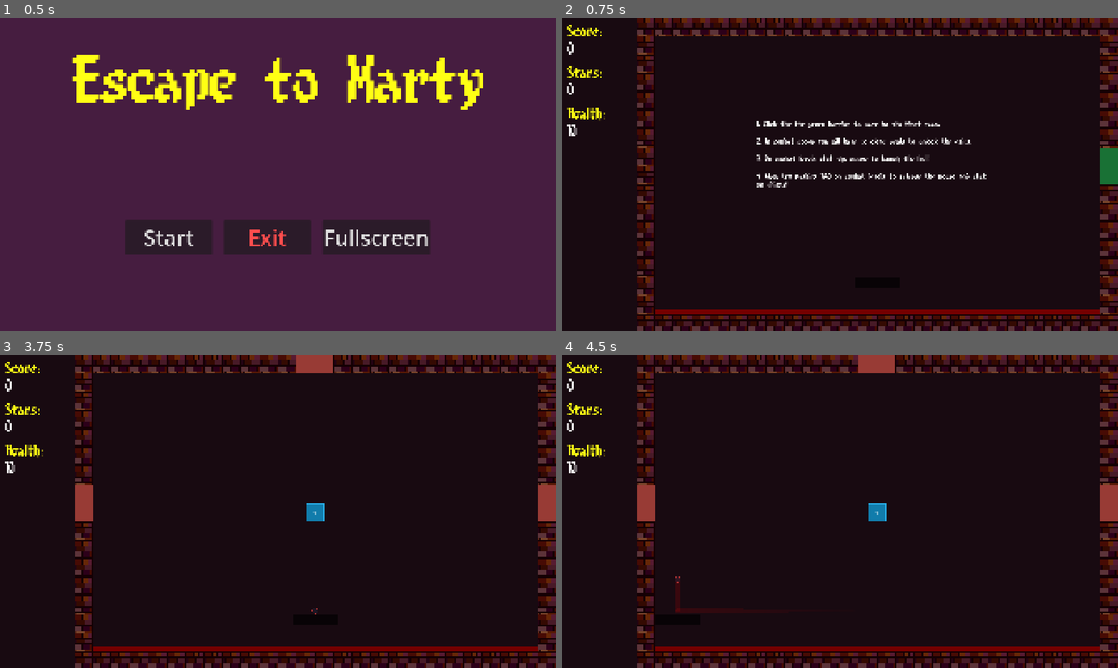
Above: before the commit, frames 1-4 (two rows, left to right).
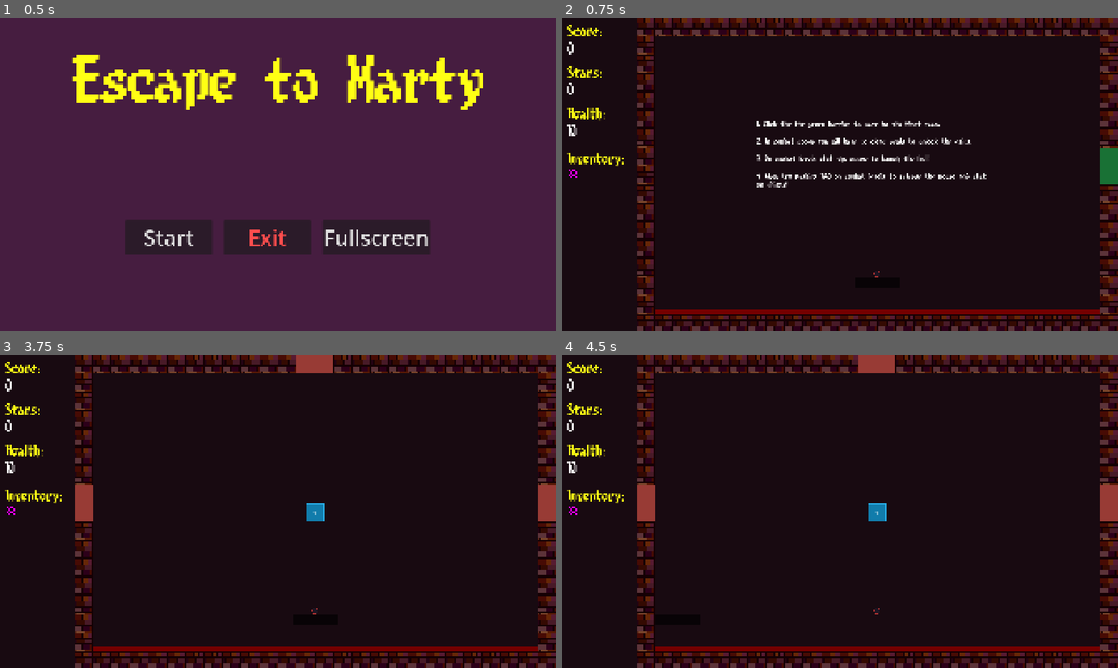
Above: after the commit, the same moments.

Repository: lostpoet999/escape_to_marty
Game: Godot game, scene res://scenes_and_scripts/ui_main_menu/main_menu.tscn
Two runs of this game, one before a commit and one after it. Both use one fixed random seed, a clock stepped at 60 frames per second and the inputs below. Sound files missing from this copy of the repository are replaced by a short silence.
Inputs (mouse positions are in pixels of both pictures, inside the frame that each line leads up to):
- Up to frame 1 (0.5 s): no input
- Up to frame 2 (0.75 s): click "Start" at 0.5 s
- Up to frame 3 (3.75 s): click (11, 511) at 1.27 s; click (11, 511) at 2.02 s; click (11, 511) at 2.77 s; tap Enter at 3.5 s; move the mouse to (544, 502) at 3.52 s; hold Tab (click_mode_toggle) from 3.53 s (still down); click (544, 502) at 3.67 s
- Up to frame 4 (4.5 s): release Tab (click_mode_toggle) at 4.25 s; click (573, 511) at 4.27 s

Frame 1 is identical in both runs. In frame 2, 0.2% of the frame differs, in the area x 0-58%, y 43-83%; in frame 3, 0.2%; in frame 4, 0.4%.

Commit message:
feat: Inventory system
-PlayerData instantiates the PlayerInventory instance as a child of itself
-PlayerInventory has a static instance that is referenced by other scripts at runtime
-user interface InventoryPanel is part of `main_ui.tscn` and self-populates. Buttons store items as metadata for use with methods when pressed.
-inventory has a TESTING array to inject members at runtime
-Ball directly gets powerups that affect it from PlayerInventory at runtime any time the inventory is changed.

Diff:
--- /dev/null
+++ b/placeholder_tex_32.tres
@@ -0,0 +1,4 @@
+[gd_resource type="PlaceholderTexture2D" format=3 uid="uid://cn44s8tnj8dg2"]
+
+[resource]
+size = Vector2(32, 32)
--- a/scenes_and_scripts/ball/ball.gd
+++ b/scenes_and_scripts/ball/ball.gd
@@ -30,7 +30,11 @@
 	position_ball_on_paddle()
 	bounce_effect = bounce_effect_scene.instantiate() as BaseBounceEffect
 	add_child(bounce_effect)
+
+	PlayerInventory.get_instance().changed.connect(repopulate_effects_from_inventory)
+	repopulate_effects_from_inventory()
 	instantiate_all_effects()
+
 	update_base_dmg()
 	Signalbus.level_cleared.connect(remove_ball)
 
@@ -49,6 +53,12 @@
 	position = paddle.global_position + Vector2(0, -offset)
 	on_paddle = true
 	GameManager.change_state(GameManager.GameState.BALL_ON_PADDLE)
+
+## Clear and load inventory powerups for Ball.
+func repopulate_effects_from_inventory() -> void:
+	powerup_array.clear()
+	var items: Array = PlayerInventory.get_instance().get_items_for_ball()
+	powerup_array.append_array(items)
 
 func instantiate_all_effects() -> void:
 	for powerup_ref: BallPowerUp in powerup_array:
--- /dev/null
+++ b/scenes_and_scripts/inventory/inventory.gd
@@ -0,0 +1,109 @@
+class_name PlayerInventory extends Node
+
+## A script to do amazing things, and maybe more ...
+
+const DEBUG: bool = true
+
+signal changed
+
+var items: Array ## Powerups, passives or actives for ball, paddle, or click. One active passive for each type.
+const TESTING: Array = [
+	## Add testing inventory items here that will be added in _ready
+	preload("uid://ctjeqnpuca6lq"),
+]
+
+@warning_ignore_start("untyped_declaration")
+## Print method with decorator.
+static func p(arg): print_rich("[bgcolor=black][color=white]", "Inventory: ", arg)
+## Print method with decorator.
+@warning_ignore("unsafe_call_argument")
+static func dp(arg): if DEBUG: p(arg)
+
+#region Instance
+
+## Static instance, we (probably?) should only have one inventory in the scene tree at any time.
+## Cross that bridge when we get there...
+static var instance: PlayerInventory:
+	set(value):
+		if value != null && instance != null:
+			assert(
+				not (is_instance_valid(instance) and not instance.is_queued_for_deletion()),
+				"More than one instance of PlayerInventory exists."
+				)
+		instance = value
+
+## This method uses an assertion and should be used when you don't expect to handle a null value.
+static func get_instance() -> PlayerInventory:
+	assert(instance)
+	return instance
+
+func _enter_tree() -> void:
+	instance = self
+	dp("Entering tree.")
+
+func _exit_tree() -> void:
+	if instance == self:
+		instance = null
+	dp("Exiting tree.")
+
+#endregion
+
+func _ready() -> void:
+	if not TESTING.is_empty():
+		items.append_array(TESTING)
+
+func get_items() -> Array:
+	return items
+
+## Use to get a particular item type.
+func get_items_for_ball() -> Array[BallPowerUp]:
+	var _items: Array[BallPowerUp]
+	for item in items:
+		if item is BallPowerUp:
+			_items.append(item)
+	return _items
+
+#func get_items_for_paddle() -> Array[PaddlePowerUp]:
+	#var _items: Array[BallPowerUp]
+	#for item in items:
+		#if item is BallPowerUp:
+			#_items.append(item)
+	#return _items
+
+#func get_items_for_click() -> Array[ClickPowerUp]:
+	#var _items: Array[BallPowerUp]
+	#for item in items:
+		#if item is BallPowerUp:
+			#_items.append(item)
+	#return _items
+
+func add_item(item) -> void:
+	# check item here
+	if item in items:
+		dp("Item %s already contained." % item)
+
+	items.push_back(item)
+	dp("Added item %s." % item)
+
+	changed.emit()
+
+func remove_item(item) -> void:
+	if not item in items:
+		dp("Tried to remove, but couldn't find item %s." % item)
+	else:
+		items.erase(item)
+		dp("Removed item %s.")
+
+	changed.emit()
+
+func use_item(item) -> void:
+	dp("Using item %s..." % item)
+	if item is BallPowerUp:
+		## TODO
+		pass
+	#elif item is PaddlePowerUp:
+		#pass
+	#elif item is ClickPowerUp:
+		#pass
+
+	#changed.emit() ## ?
--- /dev/null
+++ b/scenes_and_scripts/inventory/inventory_panel.gd
@@ -0,0 +1,46 @@
+class_name InventoryPanel extends MarginContainer
+
+## add a way to get a random item for testing
+
+const PLACEHOLDER_TEX: Texture2D = preload("uid://cn44s8tnj8dg2")
+
+var buttons: Array[Button]
+
+@onready var grid_container: GridContainer = %GridContainer
+
+func _ready() -> void:
+	PlayerInventory.get_instance().changed.connect(repopulate_inventory)
+	repopulate_inventory()
+
+func repopulate_inventory() -> void:
+	clear_buttons()
+	var items: Array = PlayerInventory.get_instance().get_items()
+	for item: Variant in items:
+		var new_button: Button = init_button_for(item)
+		grid_container.add_child(new_button)
+
+func init_button_for(item: Variant) -> Button:
+	var icon: Texture2D = get_icon_for_item(item)
+	var button: Button = Button.new()
+	button.icon = icon
+	button.set_meta(&"Item", item) ## store the variant
+
+	button.flat = true ## change me if you decide to use a theme
+
+	button.pressed.connect(_on_button_pressed.bind(button))
+	buttons.push_back(button)
+	return button
+
+func get_icon_for_item(item: Variant) -> Texture2D:
+	if "inventory_icon" in item:
+		if item.inventory_icon:
+			return item.inventory_icon
+	return PLACEHOLDER_TEX
+
+func clear_buttons() -> void:
+	for button: Button in buttons:
+		button.queue_free()
+
+func _on_button_pressed(button: Button) -> void:
+	var item: Variant = button.get_meta(&"Item")
+	PlayerInventory.get_instance().use_item(item)
--- /dev/null
+++ b/scenes_and_scripts/inventory/inventory_panel.tscn
@@ -0,0 +1,24 @@
+[gd_scene format=3 uid="uid://do7j0ir4apgbd"]
+
+[ext_resource type="Script" uid="uid://u2qx74begf0" path="res://scenes_and_scripts/inventory/inventory_panel.gd" id="1_0u7gp"]
+[ext_resource type="LabelSettings" uid="uid://dx3lg2g7p81op" path="res://label_settings_and_fonts/yellow_48.tres" id="1_42un2"]
+
+[node name="InventoryPanel" type="MarginContainer" unique_id=1905574445]
+theme_override_constants/margin_left = 20
+theme_override_constants/margin_top = 20
+theme_override_constants/margin_right = 20
+theme_override_constants/margin_bottom = 20
+script = ExtResource("1_0u7gp")
+
+[node name="HBoxContainer" type="VBoxContainer" parent="." unique_id=1246258486]
+layout_mode = 2
+
+[node name="Label" type="Label" parent="HBoxContainer" unique_id=880573060]
+layout_mode = 2
+text = "Inventory:"
+label_settings = ExtResource("1_42un2")
+
+[node name="GridContainer" type="GridContainer" parent="HBoxContainer" unique_id=1098704347]
+unique_name_in_owner = true
+layout_mode = 2
+columns = 3
--- a/scenes_and_scripts/powerups_and_effects/ball_powerups/ball_power_up.gd
+++ b/scenes_and_scripts/powerups_and_effects/ball_powerups/ball_power_up.gd
@@ -15,6 +15,7 @@
 
 @export var powerup_name: String
 @export var powerup_id: String
+@export var inventory_icon: Texture2D
 @export_group("Base Stats")
 @export var global_damage_bonus: float
 @export var global_damage_multi: float
@@ -27,3 +28,6 @@
 
 @export_group("Damage Effects")
 @export var attached_effects: Array[DamageEffectRef]
+
+func _to_string() -> String:
+	return powerup_name + powerup_name
--- a/scenes_and_scripts/singletons/player_data.gd
+++ b/scenes_and_scripts/singletons/player_data.gd
@@ -4,6 +4,8 @@
 var stars_collected: int = 0
 var player_current_health: int = 2
 var player_max_health: int = 25
+
+var inventory: PlayerInventory
 
 
 func update_player_score(amount: int) -> void:
@@ -18,6 +20,13 @@
 	stars_collected = 0
 	player_current_health = 10
 	player_max_health = 25
+
+	## If this is reset every level, this probably isn't the right spot, as I imagine
+	## inventory should be persistent across levels, but you can make that call.
+	## This deletes any existing inventory instance and makes a new one.
+	if inventory: inventory.free()
+	inventory = PlayerInventory.new()
+	add_child(inventory)
 
 func change_player_stars(star_value: int) -> void:
 	stars_collected += star_value
--- a/scenes_and_scripts/ui_level/main_ui.gd
+++ b/scenes_and_scripts/ui_level/main_ui.gd
@@ -1,8 +1,8 @@
 extends Control
 
-@onready var stars: Label = $MarginContainer/HBoxContainer/Stars
-@onready var score: Label = $MarginContainer/HBoxContainer/Score
-@onready var health: Label = $MarginContainer/HBoxContainer/health
+@onready var score: Label = %Score
+@onready var stars: Label = %Stars
+@onready var health: Label = %health
 
 func _ready() -> void:
 	Signalbus.stars_updated.connect(update_star_ui)
--- a/scenes_and_scripts/ui_level/main_ui.tscn
+++ b/scenes_and_scripts/ui_level/main_ui.tscn
@@ -4,6 +4,7 @@
 [ext_resource type="LabelSettings" uid="uid://dnb1y3i4cf2ln" path="res://label_settings_and_fonts/basic_white_38.tres" id="1_utoos"]
 [ext_resource type="FontFile" uid="uid://c1its5lmhd4kg" path="res://label_settings_and_fonts/fonts/8bitlim.ttf" id="2_8r8j7"]
 [ext_resource type="LabelSettings" uid="uid://dx3lg2g7p81op" path="res://label_settings_and_fonts/yellow_48.tres" id="2_c76ar"]
+[ext_resource type="PackedScene" uid="uid://do7j0ir4apgbd" path="res://scenes_and_scripts/inventory/inventory_panel.tscn" id="5_h7qrh"]
 
 [sub_resource type="LabelSettings" id="LabelSettings_5qwjd"]
 font = ExtResource("2_8r8j7")
@@ -19,55 +20,64 @@
 grow_vertical = 2
 script = ExtResource("1_op5x6")
 
-[node name="MarginContainer" type="MarginContainer" parent="." unique_id=1789650623]
+[node name="VBoxContainer" type="VBoxContainer" parent="." unique_id=1726861431]
 layout_mode = 0
 offset_right = 40.0
 offset_bottom = 40.0
+
+[node name="MarginContainer" type="MarginContainer" parent="VBoxContainer" unique_id=1789650623]
+layout_mode = 2
 theme_override_constants/margin_left = 20
 theme_override_constants/margin_top = 20
 theme_override_constants/margin_right = 20
 theme_override_constants/margin_bottom = 20
 
-[node name="HBoxContainer" type="VBoxContainer" parent="MarginContainer" unique_id=864382994]
+[node name="HBoxContainer" type="VBoxContainer" parent="VBoxContainer/MarginContainer" unique_id=864382994]
 layout_mode = 2
 
-[node name="Score_label" type="Label" parent="MarginContainer/HBoxContainer" unique_id=1238751976]
+[node name="Score_label" type="Label" parent="VBoxContainer/MarginContainer/HBoxContainer" unique_id=1238751976]
 layout_mode = 2
 text = "Score:"
 label_settings = ExtResource("2_c76ar")
 
-[node name="Score" type="Label" parent="MarginContainer/HBoxContainer" unique_id=812595105]
+[node name="Score" type="Label" parent="VBoxContainer/MarginContainer/HBoxContainer" unique_id=812595105]
+unique_name_in_owner = true
 layout_mode = 2
 size_flags_horizontal = 0
 size_flags_vertical = 0
 text = "100000"
 label_settings = ExtResource("1_utoos")
 
-[node name="spacer" type="Label" parent="MarginContainer/HBoxContainer" unique_id=1266625648]
+[node name="spacer" type="Label" parent="VBoxContainer/MarginContainer/HBoxContainer" unique_id=1266625648]
 layout_mode = 2
 
-[node name="Star_lable" type="Label" parent="MarginContainer/HBoxContainer" unique_id=1425838457]
+[node name="Star_lable" type="Label" parent="VBoxContainer/MarginContainer/HBoxContainer" unique_id=1425838457]
 layout_mode = 2
 text = "Stars:"
 label_settings = SubResource("LabelSettings_5qwjd")
 
-[node name="Stars" type="Label" parent="MarginContainer/HBoxContainer" unique_id=358128666]
+[node name="Stars" type="Label" parent="VBoxContainer/MarginContainer/HBoxContainer" unique_id=358128666]
+unique_name_in_owner = true
 layout_mode = 2
 size_flags_horizontal = 0
 size_flags_vertical = 0
 text = "100"
 label_settings = ExtResource("1_utoos")
 
-[node name="spacer2" type="Label" parent="MarginContainer/HBoxContainer" unique_id=567536115]
+[node name="spacer2" type="Label" parent="VBoxContainer/MarginContainer/HBoxContainer" unique_id=567536115]
 layout_mode = 2
 
-[node name="Player_Health" type="Label" parent="MarginContainer/HBoxContainer" unique_id=1165732847]
+[node name="Player_Health" type="Label" parent="VBoxContainer/MarginContainer/HBoxContainer" unique_id=1165732847]
 layout_mode = 2
 text = "Health:"
 label_settings = ExtResource("2_c76ar")
 
-[node name="health" type="Label" parent="MarginContainer/HBoxContainer" unique_id=1380871399]
+[node name="health" type="Label" parent="VBoxContainer/MarginContainer/HBoxContainer" unique_id=1380871399]
+unique_name_in_owner = true
 layout_mode = 2
 text = "10
 "
 label_settings = ExtResource("1_utoos")
+
+[node name="InventoryPanel" parent="VBoxContainer" unique_id=1905574445 instance=ExtResource("5_h7qrh")]
+layout_mode = 2
Not shown, added: scenes_and_scripts/inventory/inventory.gd.uid
Not shown, added: scenes_and_scripts/inventory/inventory_panel.gd.uid
